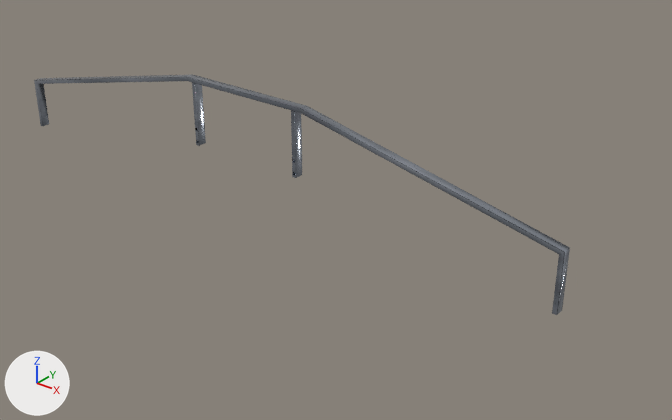
What one commit did to the glTF model public/katalog/modelle/rail-btb-s.gltf.
Camera for both pictures: a camera (50 mm lens) standing at (5.01, -5.09, 3.34) and looking at (0.77, 0.21, 0.05). Every picture has the same lights, and +X, +Y and +Z are marked at lower left. The older version comes first.

The first picture shows 'SK1786_#Rail_BTB-S.001'.
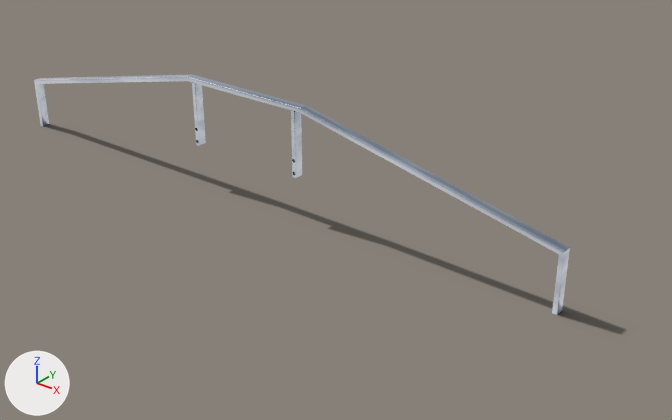
What changed in the scene script:
```text
Add img_rail_btb_s_licht:
    img_rail_btb_s_licht = load_image('rail-btb-s_licht', 'texturen/rail-btb-s_licht.jpg', 2048, 2048, 'sRGB')
Add img_rail_btb_s_schatten:
    img_rail_btb_s_schatten = load_image('rail-btb-s_schatten', 'texturen/rail-btb-s_schatten.png', 545, 27, 'sRGB')
Change mat_stahl_web_004:
    remove # nodes: BsdfPrincipled, NormalMap, OutputMaterial, TexImage x2, UVMap x2
    remove # uses the picture img_rail_btb_s_farbe
    remove # uses the picture img_rail_btb_s_normal
    nodes: BsdfTransparent, Emission, LightPath, MixShader, OutputMaterial, TexImage, UVMap
    uses the picture img_rail_btb_s_licht
Add mat_schatten_005:
    mat_schatten_005 = bpy.data.materials.new('Schatten.005')
    # uses the picture img_rail_btb_s_schatten
Add me_schatten:
    me_schatten.from_pydata(...)  # 4 vertices, 2 faces; spans x -2.9..3.35, y -0.11..0.19, z 0.0
    me_schatten.materials.append(mat_schatten_005)
Add ob_schatten:
    ob_schatten = bpy.data.objects.new('Schatten', me_schatten)
    ob_schatten.location = (0.0, 0.0, 0.0)
```

Changed parts and their boxes (x1, y1, x2, y2) in the pictures (672 x 420 px):
'SK1786_#Rail_BTB-S.001', surface changed: (34, 74, 570, 315) in both
'Schatten', added: after (44, 124, 625, 334)
